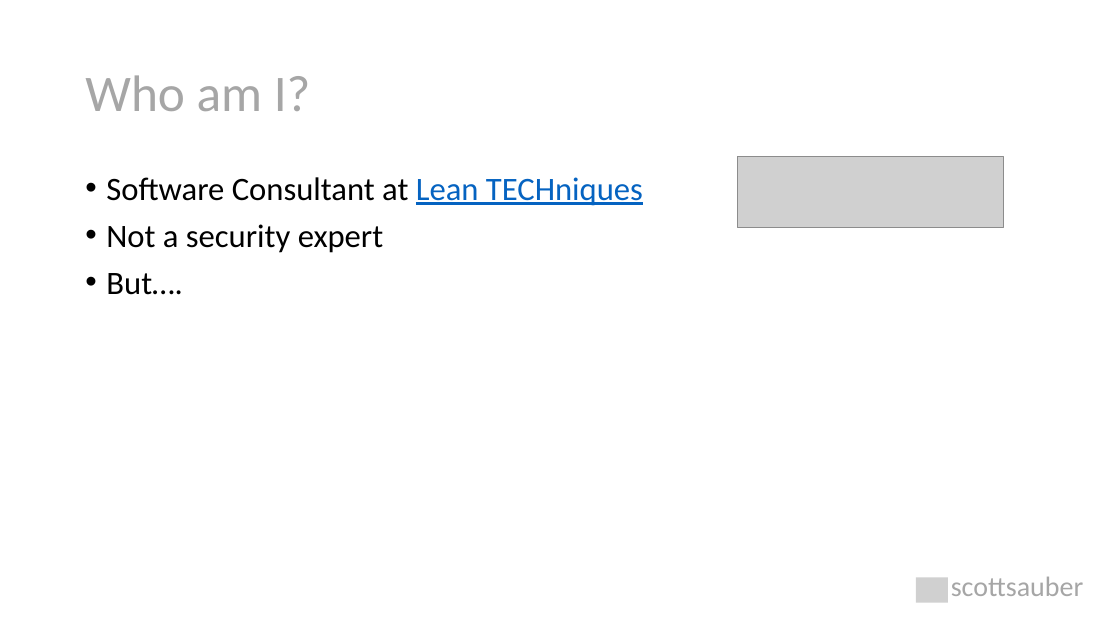
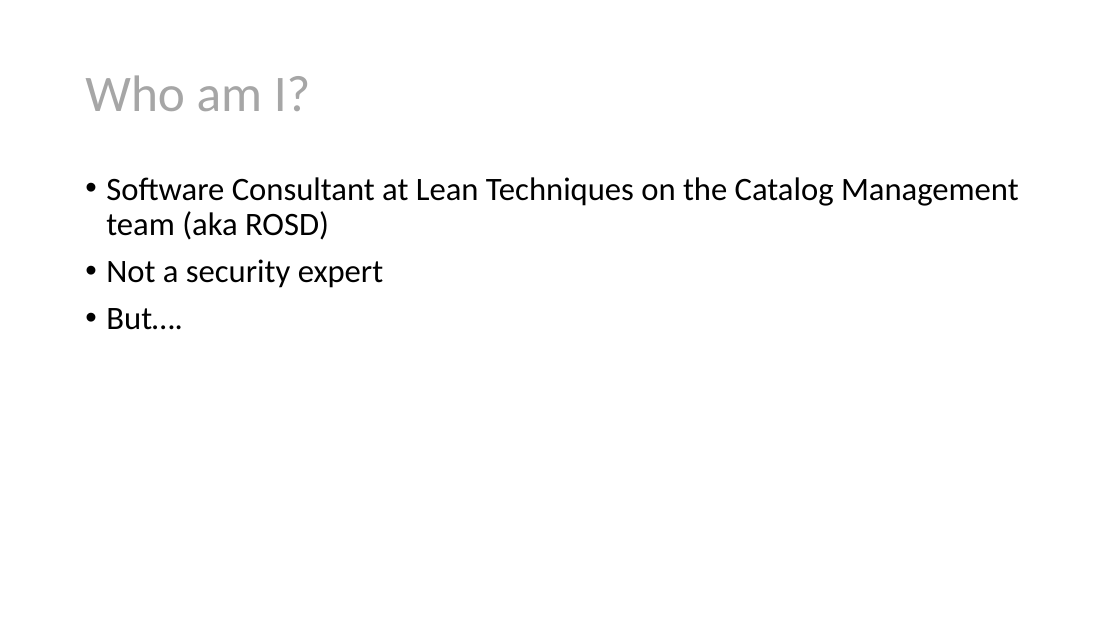
Before and after one commit to scottsauber/security-headers-talk, a slide deck: slide 5 of Security Headers Explained.pptx. Drawn at 1120x630 pixels with LibreOffice and Linux fonts; fonts in the diff are those of the drawing; grey boxes stand for pictures. Boxes give left, top, right and bottom in pixels: in the first picture for what was removed or moved away, otherwise in the second. Text is boxed around its words. In the diff, an @@ line names an element or a change of style, - is before the commit and + after.

Commit message:
ppt updates

```diff
--- a/Security Headers Explained.pptx
+++ b/Security Headers Explained.pptx
@@ text at (106,177,1019,240): text changed @@
-• Software Consultant at Lean TECHniques
+• Software Consultant at Lean Techniques on the Catalog Management team (aka ROSD)
@@ picture removed at (738,156,1003,228) @@
@@ picture removed at (916,577,948,602) @@
@@ text removed at (951,577,1084,596) @@
-scottsauber
```
Also in this commit, not shown: 60 other slides changed, 1 slide added, 1 slide removed.
